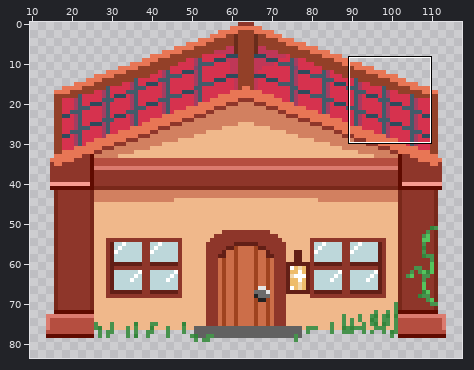
Two versions of one pixel-art file, world_sprites/home.aseprite. The picture above shows the old version from afar; the outline marks the close-up.
Close-up. The starting point:
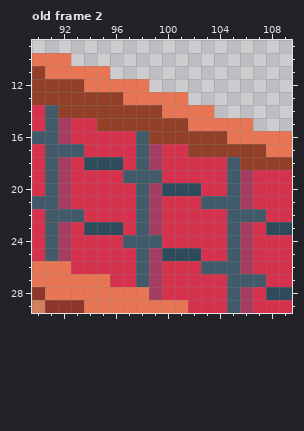
128x84 pixels, 2 frames. Colours within 5 levels of each other are drawn and written as one. Shown: old frame 2: x 90..109, y 9..29. The wide view leaves out empty margins. The commit also changed other frames or places, which this record leaves out.
After:
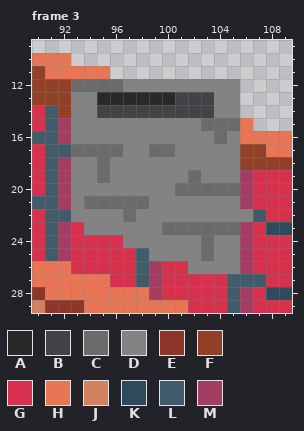
Palette (. is transparent): A #292929  B #444148  C #6b6b6b  D #838383  E #8e362a  F #934028  G #d6324e  H #e87655  J #d28060  K #2e4b5c  L #425b6a  M #a33d61
A new or re-ordered frame is compared with the old frame closest to it.
The edit:
frames 2 -> 3
Frame 3 is new; against old frame 2, layer "Layer":
y 12: x 93..105 FHHHHH....... -> CCCCDDDDDDDDD
y 13: x 93..105 FFFFHHHHH.... -> DDAAAAAABBBDD
y 14: x 93..105 FFFFFFFHHHH.. -> DDBBBBBBBBBDD
y 15: x 93..105 GGFFFFFFFHHHH -> DDDDDDDDDDCCC
y 16: x 93..105 GGGGGLFFFFFFH -> DDDDDDDDDDDCD
y 17: x 93..105 LGGGGLMGGFFFF -> CCCCDDCCDDDDD
y 18: x 93..105 GKKKGLMGGGGGL -> DDCDDDDDDDDDD
y 19: x 93..105 GGGGLLLGGGGGL -> DDCDDDDDDCDDD
y 20: x 93..105 GGGGGLMKKKGGL -> DDDDDDDDCCCCC
y 21: x 93..105 GGGGGLMGGGLLL -> DCCCCCDDDDDDD
y 22: x 93..106 LGGGGLMGGGGGLL -> DDDDCDDDDDDDDD
y 23: x 94..105 KKKGLMGGGGGL -> DDDDDDCCCCCC
y 24: x 97..105 LLLGGGGGL -> DDDDDDCDD
y 25: x 99..105 MKKKGGL -> DDDDCDD
y 26: x 102..105 GLLL -> DDDD
Pixel boxes of the changes (left, top, right, bottom) in both close-ups:
changed: (71, 79, 253, 274)
